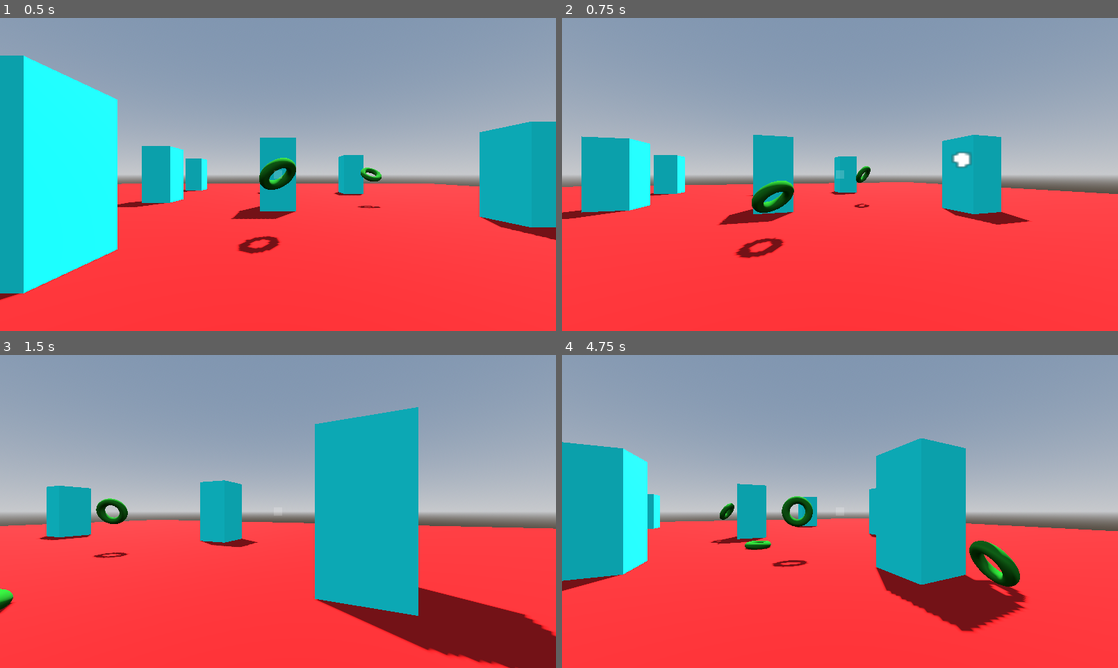
Above: before the commit, frames 1-4 (two rows, left to right).
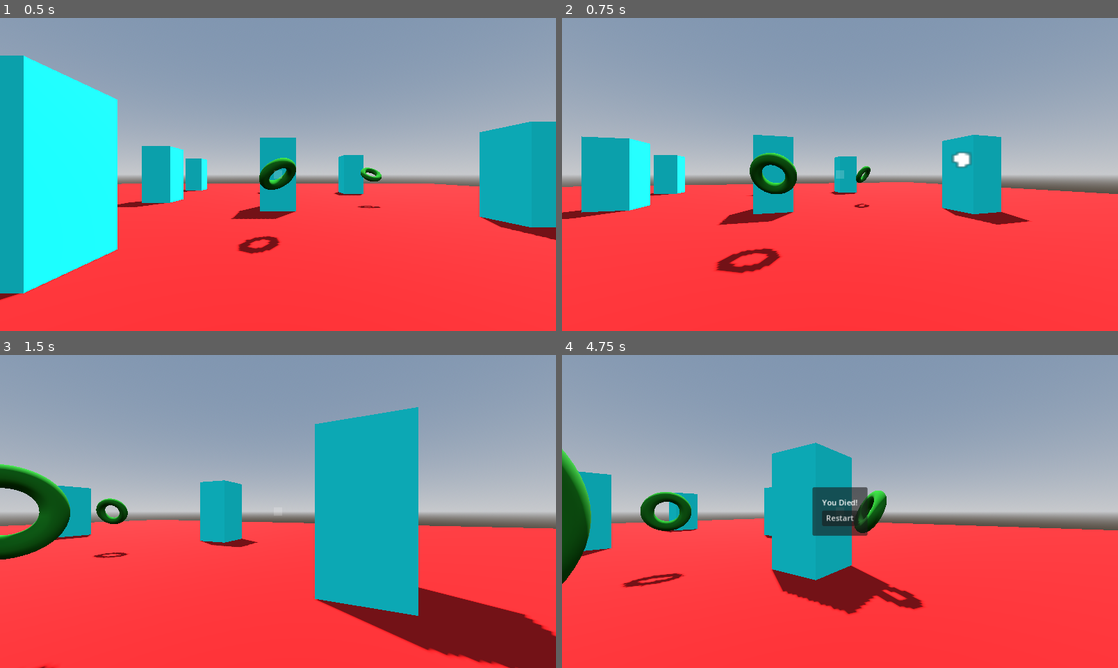
Above: after the commit, the same moments.

Repository: xtr3m3nerd/Scribble-Wizard
Game: Godot game, scene res://scenes/game/world.tscn
Two runs of this game, one before a commit and one after it. Both use one fixed random seed, a clock stepped at 60 frames per second and the inputs below.
Inputs (mouse positions are in pixels of both pictures, inside the frame that each line leads up to):
- Up to frame 1 (0.5 s): no input
- Up to frame 2 (0.75 s): move the mouse to (962, 158) at 0.52 s; press the mouse at (962, 158) at 0.53 s; hold D (move_right) from 0.53 s (still down)
- Up to frame 3 (1.5 s): move the mouse to (166, 527) at 1.27 s; release D (move_right) at 1.28 s; release the mouse at (166, 527) at 1.28 s; hold S (move_backwards) from 1.28 s (still down); click (166, 527) at 1.35 s
- Up to frame 4 (4.75 s): move the mouse to (895, 442) at 2.02 s; release S (move_backwards) at 2.03 s; press the mouse at (895, 442) at 2.03 s; hold D (move_right) 2.03-2.78 s; move the mouse to (812, 574) at 2.77 s; release the mouse at (812, 574) at 2.78 s; hold W (move_forwards) 2.78-3.53 s; click (812, 574) at 2.85 s; move the mouse to (1006, 558) at 3.52 s; press the mouse at (1006, 558) at 3.53 s; hold A (move_left) from 3.53 s (still down); move the mouse to (673, 464) at 4.27 s; release the mouse at (673, 464) at 4.28 s; click (673, 464) at 4.35 s

Frame 1 is identical in both runs. In frame 2, 1.5% of the frame differs, in the area x 27-43%, y 43-82%; in frame 3, 2.2%; in frame 4, 26%, in the area x 0-100%, y 26-89%.
Error after the commit: Unable to iterate on object of type 'Nil'. (res://prefabs/cast_zone.gd:62)

Commit message:
Server

Diff:
--- a/prefabs/cast_zone.gd
+++ b/prefabs/cast_zone.gd
@@ -40,7 +40,6 @@
 		add_child(http_request)
 		http_request.request_completed.connect(_on_request_completed.bind(http_request))
 		http_request.request(url, headers, HTTPClient.METHOD_POST, json)
-		print(data)
 		clear()
 
 func _process(_delta):
@@ -60,4 +59,7 @@
 func _on_request_completed(_result, _response_code, _headers, body, http_node):
 	var json = JSON.parse_string(body.get_string_from_utf8())
 	print(json)
+	for glyph in json:
+		if glyph["type"] == "lightning":
+			$"../..".shoot(glyph["type"])
 	http_node.queue_free()
--- a/prefabs/cast_zone.tscn
+++ b/prefabs/cast_zone.tscn
@@ -33,5 +33,4 @@
 
 [node name="Brush" type="Sprite2D" parent="SubViewport"]
 position = Vector2(-100, -100)
-scale = Vector2(0.5, 0.5)
 texture = ExtResource("2_vh0dj")
--- a/prefabs/player.gd
+++ b/prefabs/player.gd
@@ -30,8 +30,6 @@
 
 	if dead:
 		return
-	if Input.is_action_just_pressed("shoot"):
-		shoot()
 
 func _physics_process(delta):
 	if dead:
@@ -52,7 +50,8 @@
 func restart():
 	get_tree().reload_current_scene()
 
-func shoot():
+func shoot(type):
+	# type input is "lightning", "fire", or "water" at the moment
 	if !can_shoot:
 		return
 	can_shoot = false
Binary file added: server/images/fire/1.png
Binary file added: server/images/fire/10.png
Binary file added: server/images/fire/11.png
Binary file added: server/images/fire/12.png
Binary file added: server/images/fire/128d24.png
Binary file added: server/images/fire/13.png
Binary file added: server/images/fire/14.png
Binary file added: server/images/fire/15.png
Binary file added: server/images/fire/16.png
Binary file added: server/images/fire/17.png
Binary file added: server/images/fire/18.png
Binary file added: server/images/fire/1d277e.png
(and 191 more such lines)
